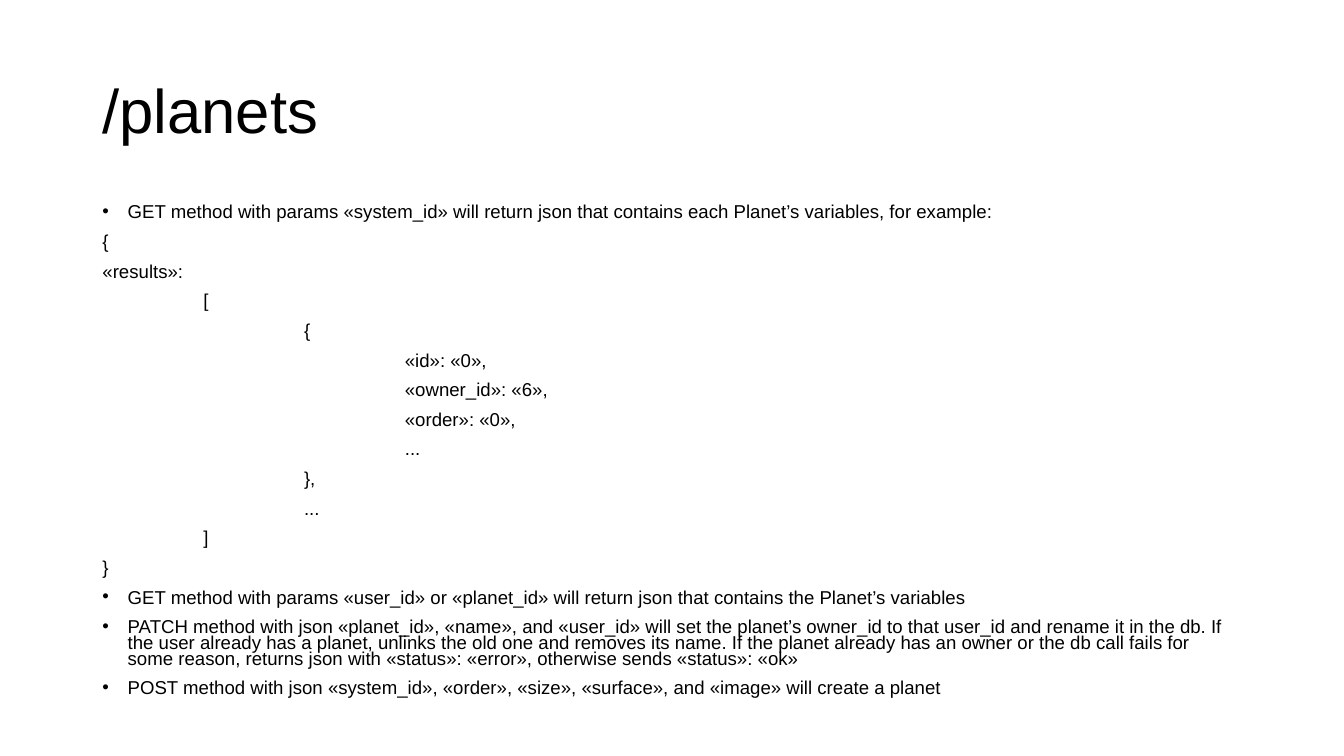
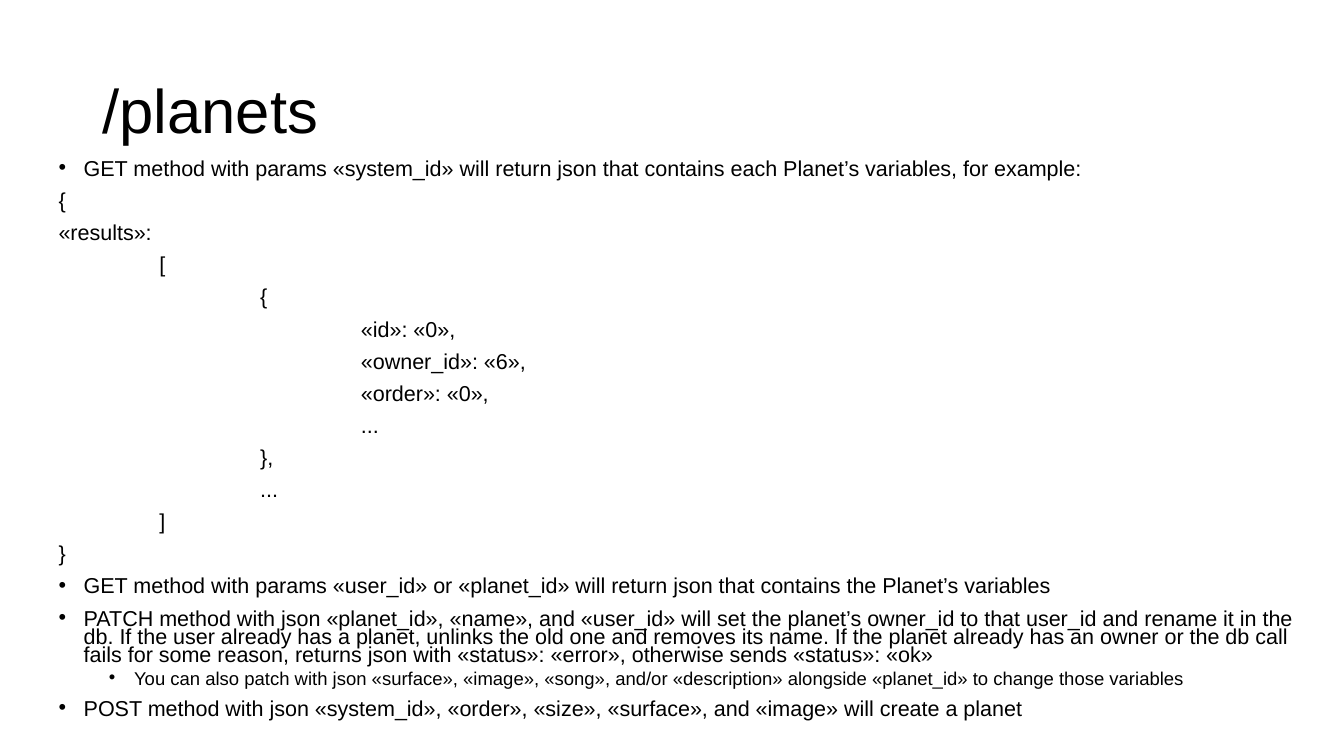
Before and after one commit to gmfk07/iu2018-backend, a slide deck: slide 25 of iu-spec-backend.pptx (slide 23 before the commit). Drawn at 1344x756 pixels with LibreOffice and Linux fonts; fonts in the diff are those of the drawing. Boxes give left, top, right and bottom in pixels: in the first picture for what was removed or moved away, otherwise in the second. Text is boxed around its words. In the diff, an @@ line names an element or a change of style, - is before the commit and + after.

Commit message:
Fixed backend bugs, added aliens, rockets, and user info

```diff
--- a/iu-spec-backend.pptx
+++ b/iu-spec-backend.pptx
@@ text "GET method with params «system_id» ...": place and size @@
-text "GET method with params «system_id» ..." at (102, 204, 1221, 698)
+text "GET method with params «system_id» ..." at (59, 160, 1293, 721)
@@ text at (59, 160, 1293, 721): size 13.3 to 15.4 pt in "GET method with params «system_id» will return ...", "{", "«results»:", "[" and 12 more places @@
@@ text at (134, 671, 1183, 689): paragraph added @@
+  • You can also patch with json «surface», «image», «song», and/or «description» alongside «planet_id» to change those variables
```
Also in this commit, not shown: 3 other slides changed, 4 slides added, 5 other files.
